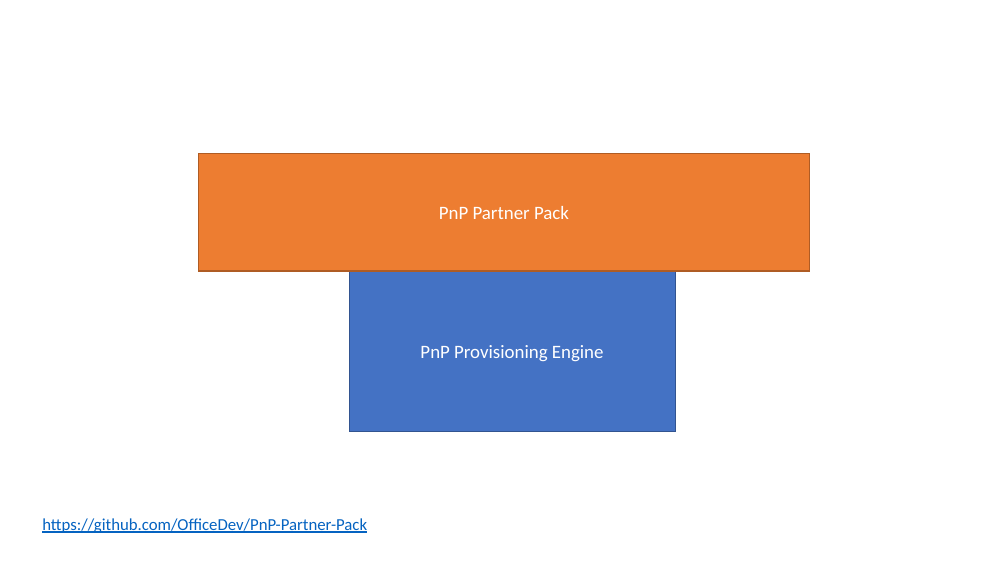
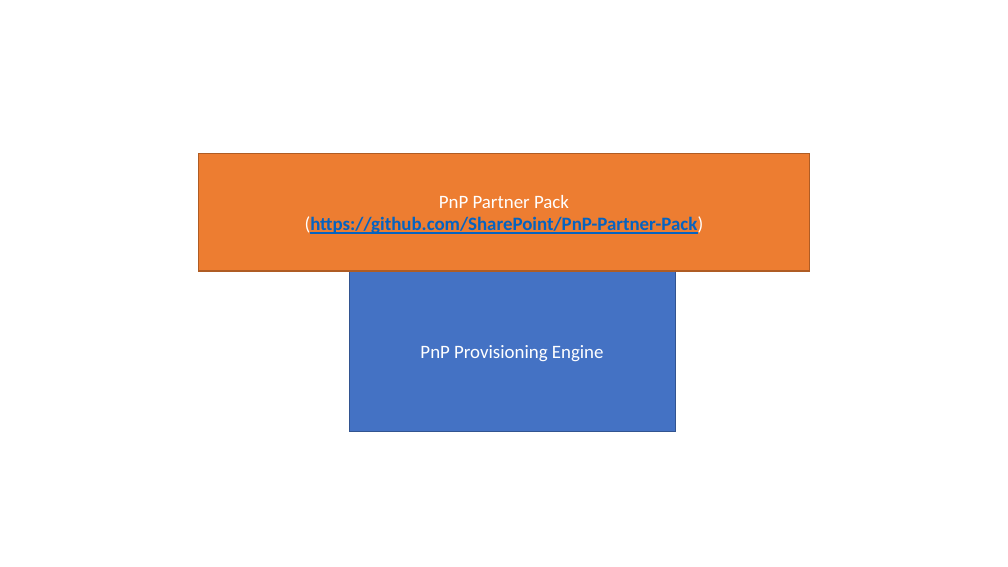
Before and after one commit to HiltonGiesenow/MSCommunityDay, a slide deck: slide 13 of 2018/Site Creation/Slides/Improved Site Creation, Governance & Self Service.pptx (slide 10 before the commit). Drawn at 1008x567 pixels with LibreOffice and Linux fonts; fonts in the diff are those of the drawing. Boxes give left, top, right and bottom in pixels: in the first picture for what was removed or moved away, otherwise in the second. Text is boxed around its words. In the diff, an @@ line names an element or a change of style, - is before the commit and + after.

```diff
--- a/2018/Site Creation/Slides/Improved Site Creation, Governance & Self Service.pptx
+++ b/2018/Site Creation/Slides/Improved Site Creation, Governance & Self Service.pptx
@@ text in rectangle at [305,216,704,234]: paragraph added @@
+(https://github.com/SharePoint/PnP-Partner-Pack)
@@ text removed at [42,518,367,533] @@
-https://github.com/OfficeDev/PnP-Partner-Pack
```
Also in this commit, not shown: 13 other slides changed, 7 slides added, 2 slides removed, 2 other files.
